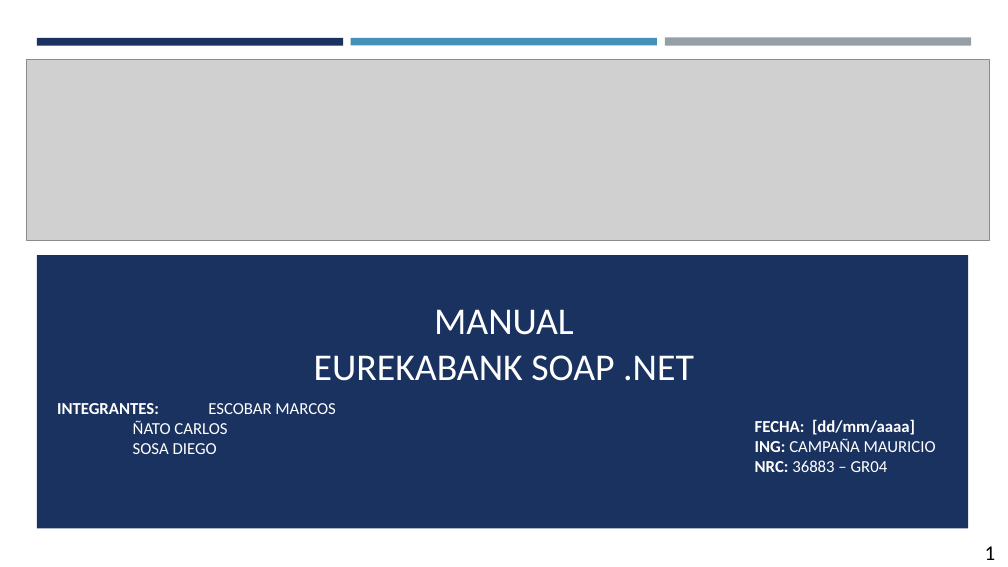
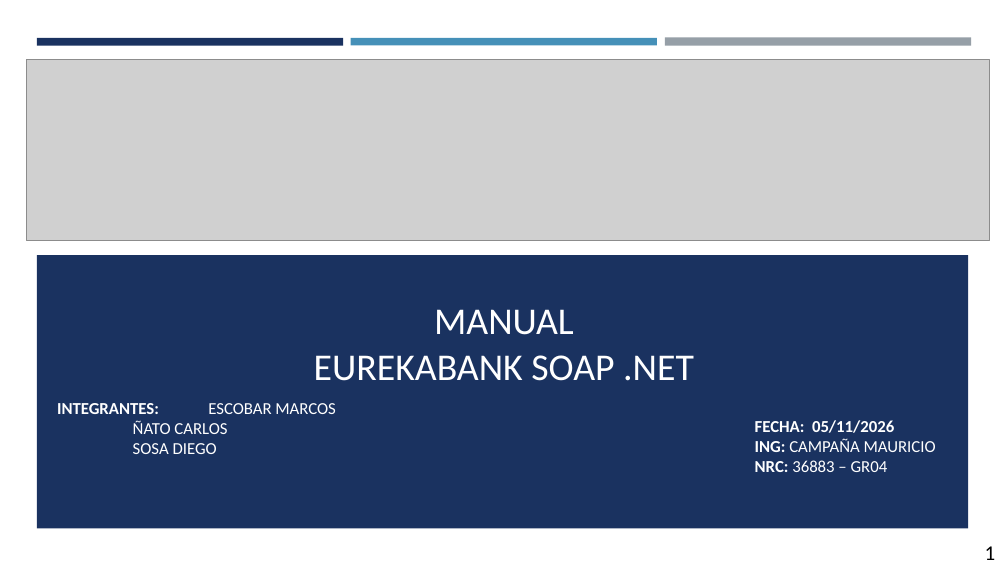
Before and after one commit to IMarcusDev/TI.1.2.-PAO202651_SOAP_DOTNET_CONBDD_NRC36883_GR04, a slide deck: slide 1 of 05. DOCUMENTACION/PRESENTACION TI.1.2. SOAP con BDD en DOTNET GR4.pptx. Drawn at 1008x567 pixels with LibreOffice and Linux fonts; fonts in the diff are those of the drawing; grey boxes stand for pictures. Boxes give left, top, right and bottom in pixels: in the first picture for what was removed or moved away, otherwise in the second. Text is boxed around its words. In the diff, an @@ line names an element or a change of style, - is before the commit and + after.

```diff
--- a/05. DOCUMENTACION/PRESENTACION TI.1.2. SOAP con BDD en DOTNET GR4.pptx
+++ b/05. DOCUMENTACION/PRESENTACION TI.1.2. SOAP con BDD en DOTNET GR4.pptx
@@ text at bbox=[755, 420, 894, 433]: text changed @@
-FECHA: [dd/mm/aaaa]
+FECHA: 05/11/2026
```
Also in this commit, not shown: 19 other slides changed, 4 slides added.
